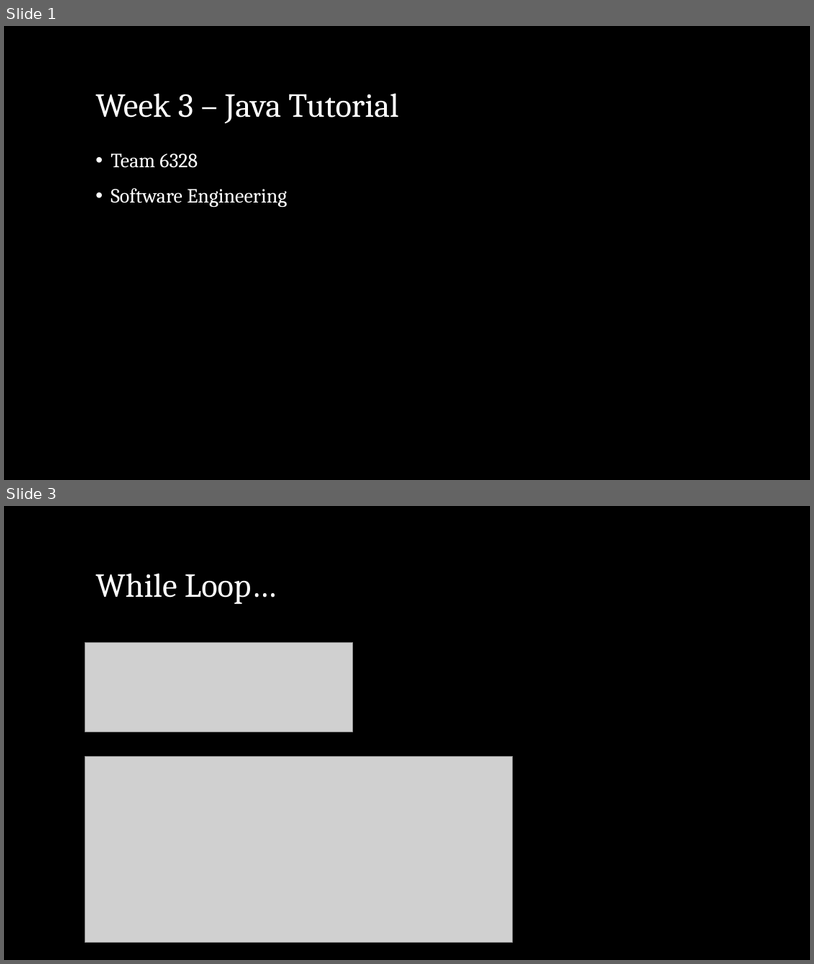
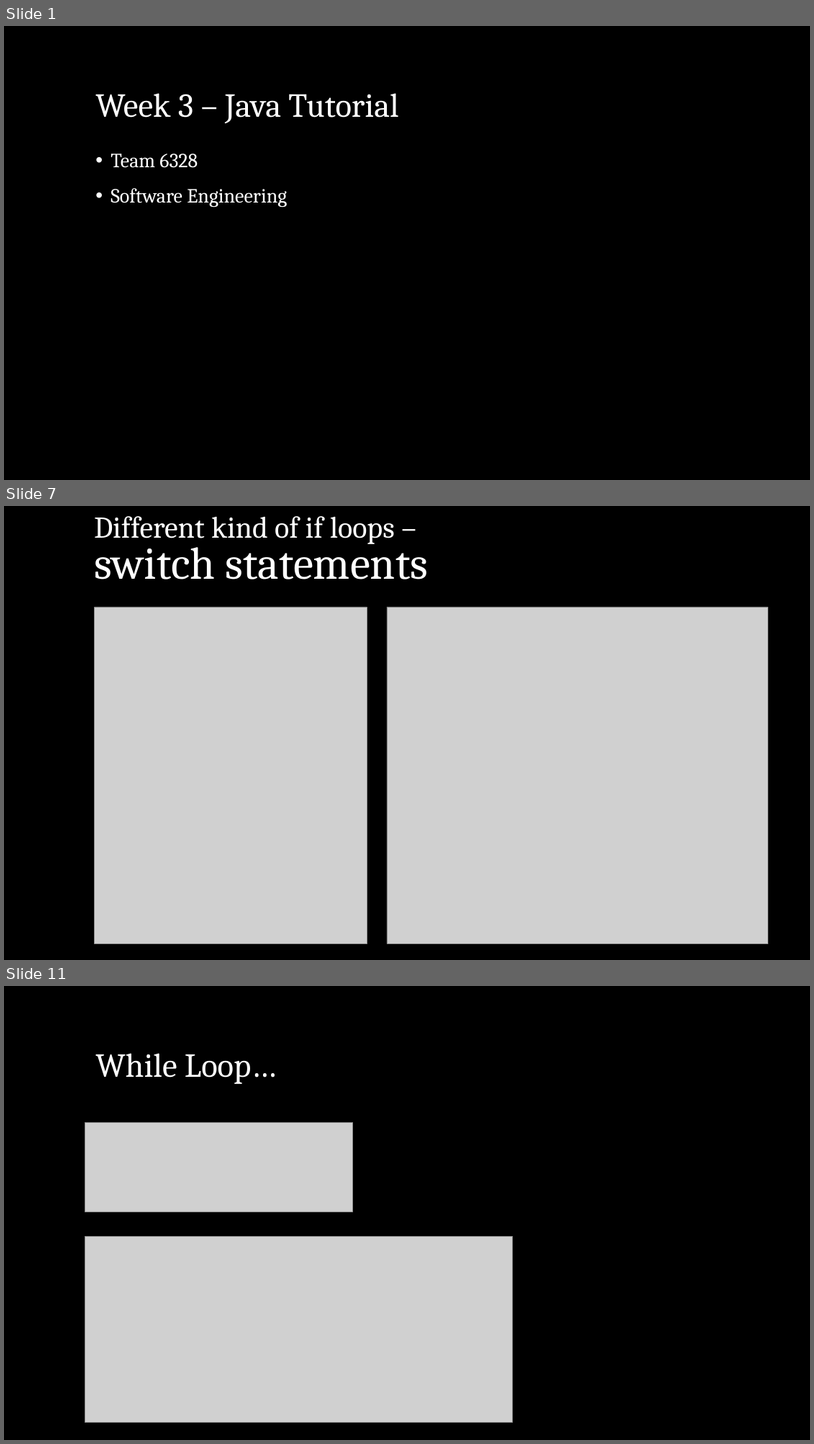
Before and after one commit to Mechanical-Advantage/Training2018, a slide deck: doc/java/slides/week3.pptx. Shown one above the other, each under a label of ours: slides 1 and 3 before the commit, slides 1, 7 and 11 after it; the slides between them are not shown. The pictures are 814x964 and 814x1444 pixels, drawn with LibreOffice and Linux fonts; fonts in the diff are those of the drawing; grey boxes stand for pictures; background and template pictures are left out. Boxes give left, top, right and bottom in pixels: in the first picture for what was removed or moved away, otherwise in the second. Text is boxed around its words. In the diff, an @@ line names an element or a change of style, - is before the commit and + after.

```diff
--- a/doc/java/slides/week3.pptx
+++ b/doc/java/slides/week3.pptx
@@ slide 7 added at (4,506,810,960), background picture (left out) @@
@@ title added at (94,516,428,579), 36 pt, text #FFFFFF @@
+Different kind of if loops –
+switch statements
@@ picture added at (95,607,367,943) @@
@@ picture added at (387,607,768,943) @@
@@ what was slide 3 is now slide 11 @@
```
Also in this commit, not shown: 1 slide changed, 7 other slides added, 2 other files.
